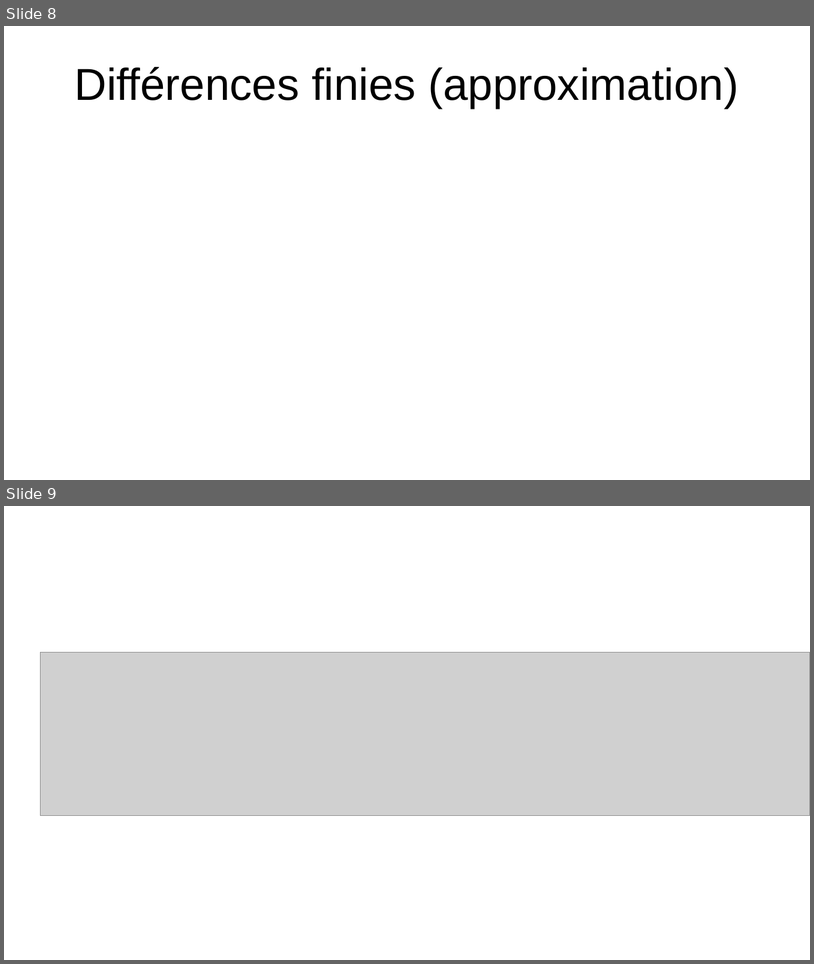
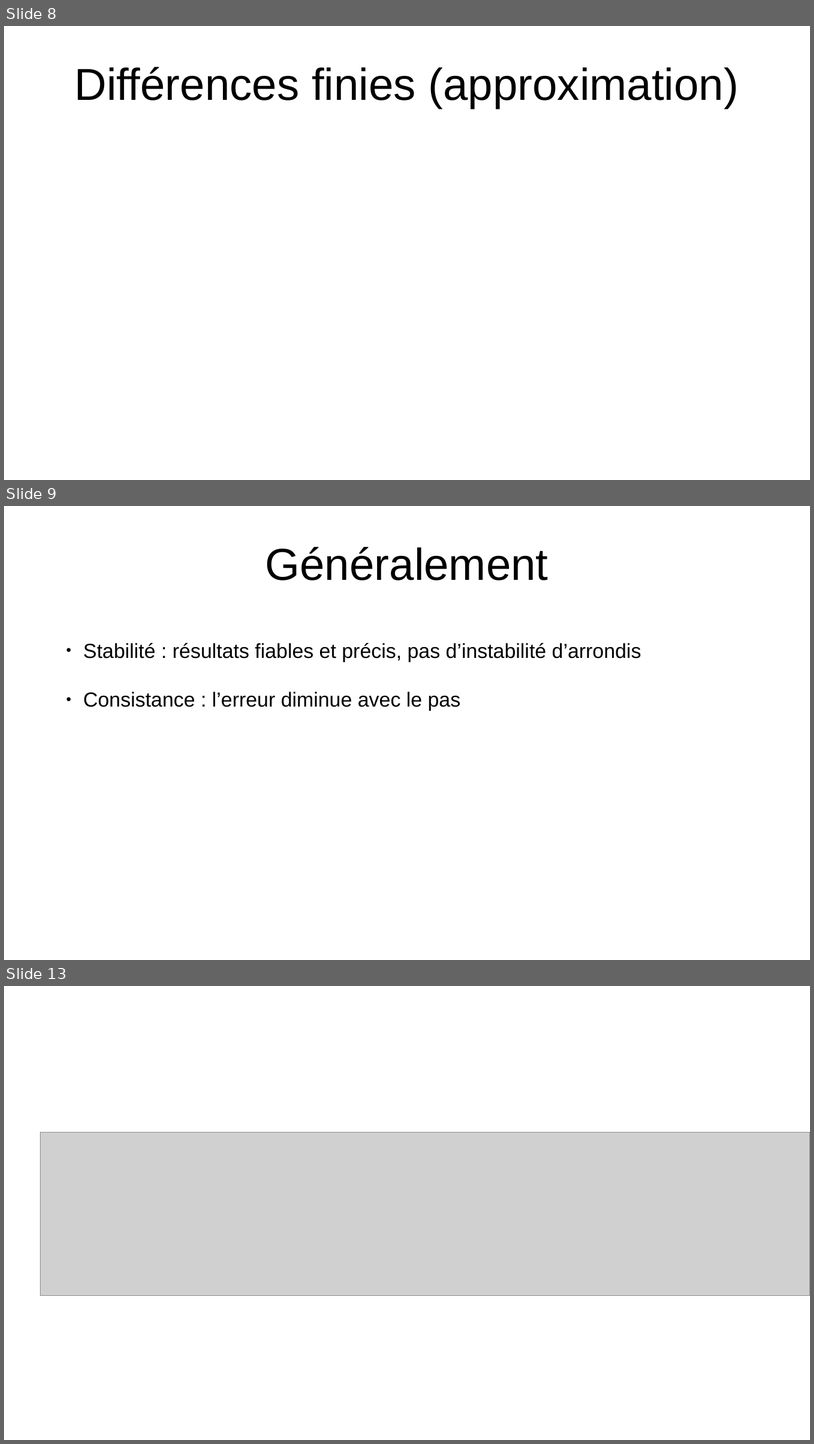
Before and after one commit to FumedSaumonSauvage/TIPEpbLimDim1, a slide deck: presentation.odp. Shown one above the other, each under a label of ours: slides 8 and 9 before the commit, slides 8, 9 and 13 after it; the slides between them are not shown. The pictures are 814x964 and 814x1444 pixels, drawn with LibreOffice and Linux fonts; fonts in the diff are those of the drawing; grey boxes stand for pictures. Boxes give left, top, right and bottom in pixels: in the first picture for what was removed or moved away, otherwise in the second. Text is boxed around its words. In the diff, an @@ line names an element or a change of style, - is before the commit and + after.

Commit message:
fin presentation

```diff
--- a/presentation.odp
+++ b/presentation.odp
@@ slide 9 added at <box>4,506,810,960</box>, background #FFFFFF @@
@@ title added at <box>266,547,549,580</box>, 44 pt, text #000000 @@
+Généralement
@@ text added at <box>83,643,642,711</box>, 20 pt, text #000000 @@
+● Stabilité : résultats fiables et précis, pas d’instabilité d’arrondis
+● Consistance : l’erreur diminue avec le pas
@@ what was slide 9 is now slide 13 @@
```
Also in this commit, not shown: 1 slide changed, 5 other slides added, 1 slide removed.
